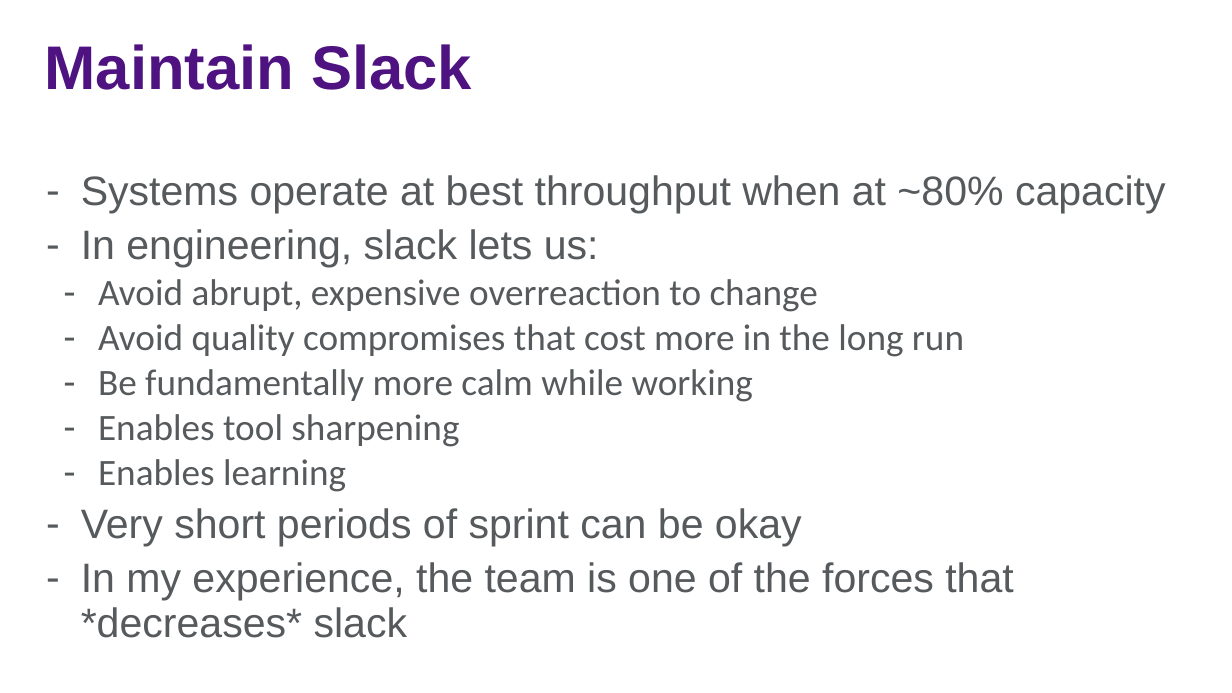
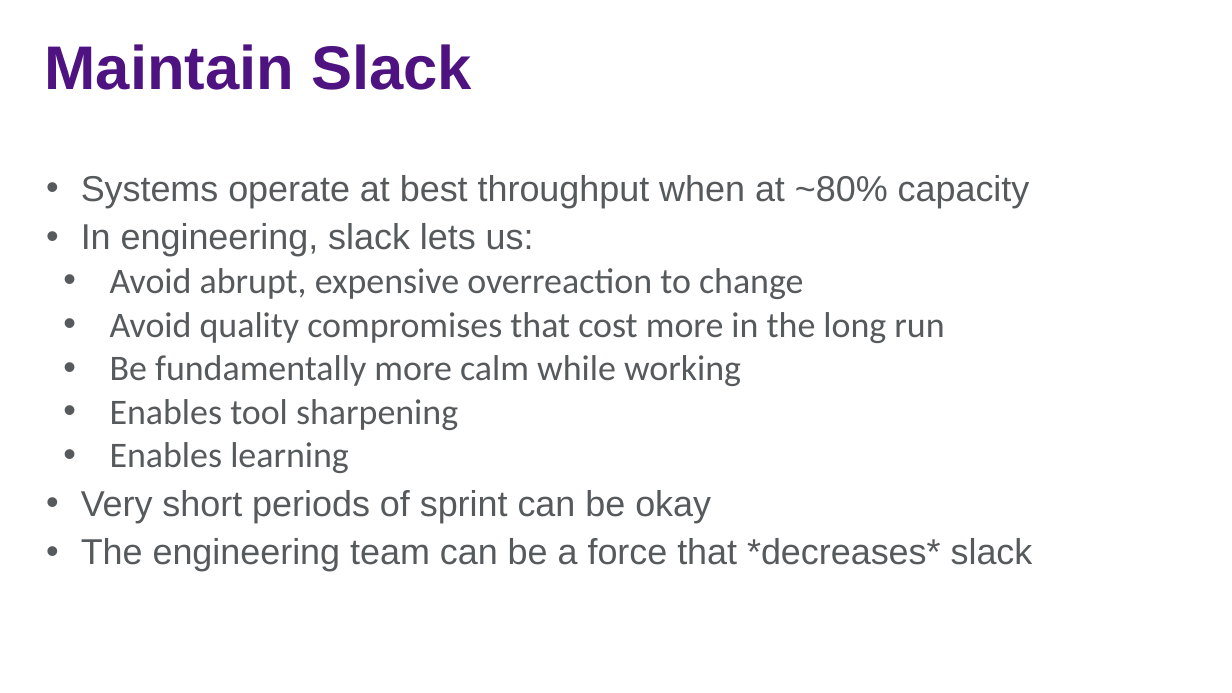
Before and after one commit to jasonjwood/presentations, a slide deck: slide 20 of InFusion2016 - Getting It Done - Jason Wood.pptx. Drawn at 1232x693 pixels with LibreOffice and Linux fonts; fonts in the diff are those of the drawing; background and template pictures are left out. Boxes give left, top, right and bottom in pixels: in the first picture for what was removed or moved away, otherwise in the second. Text is boxed around its words. In the diff, an @@ line names an element or a change of style, - is before the commit and + after.

```diff
--- a/InFusion2016 - Getting It Done - Jason Wood.pptx
+++ b/InFusion2016 - Getting It Done - Jason Wood.pptx
@@ text at [81,175,1030,523]: size 32 to 28 pt in "Systems operate at best throughput when at ...", "In engineering, slack lets us:", "Very short periods of sprint can be ..."; size 29 to 28 pt in "Avoid abrupt, expensive overreaction to change", "Avoid quality compromises that cost more in ...", "Be fundamentally more calm while working", "Enables tool sharpening" and 1 more places; bullet - to • @@
@@ text at [81,538,1033,571]: text changed; size 32 to 28 pt @@
-– In my experience, the team is one of the forces that *decreases* slack
+• The engineering team can be a force that *decreases* slack
```
Also in this commit, not shown: 11 other slides changed, 1 slide added.
